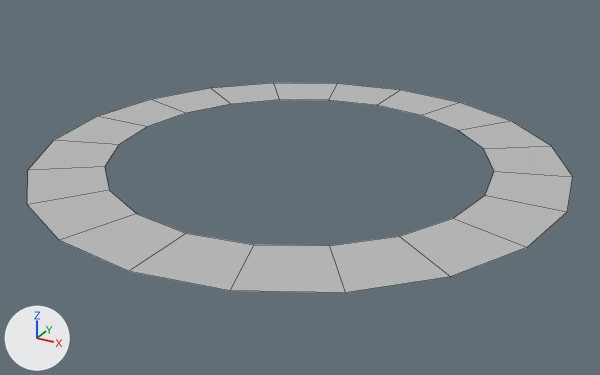
Before and after pictures for a commit that changed the FBX model Assets/Steamroller/Content/Assets/Environments/BlackHole/Rings/Ring_01/Models/Ring_01.fbx.
One viewpoint serves both versions: a 50 mm lens placed at (0.01421, -0.02577, 0.01158), pointed at (0.00025, -0.00038, -0.00112). The lights are fixed; the arrows at lower left show +X, +Y and +Z. Mesh edges are drawn as thin lines. Where no turn or scale is listed for an object, it has been applied to the vertices.

In view in the first picture: 'Ring_01'.
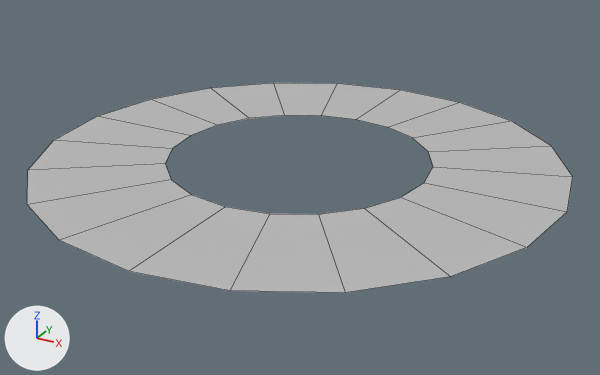
The edits, one by one:
me_mesh has 40 vertices, 20 faces and spans x -0.01..0.01, y -0.01..0.01, z -0.0001.
me_mesh is used by ob_ring_01; location (0.0, 0.0, 0.0).
me_mesh part 1: all 20 vertices in x -0.0072..0.0072, y -0.0072..0.0072, z -0.0001 are scaled about their middle by 0.695.

Location of each change, [x1, y1, x2, y2] in pixels of the pictures (600 x 375 px; the box of a moved part takes in the faces that stretch with it):
part 1 of me_mesh, moved or reshaped: [90, 96, 512, 249] in both
